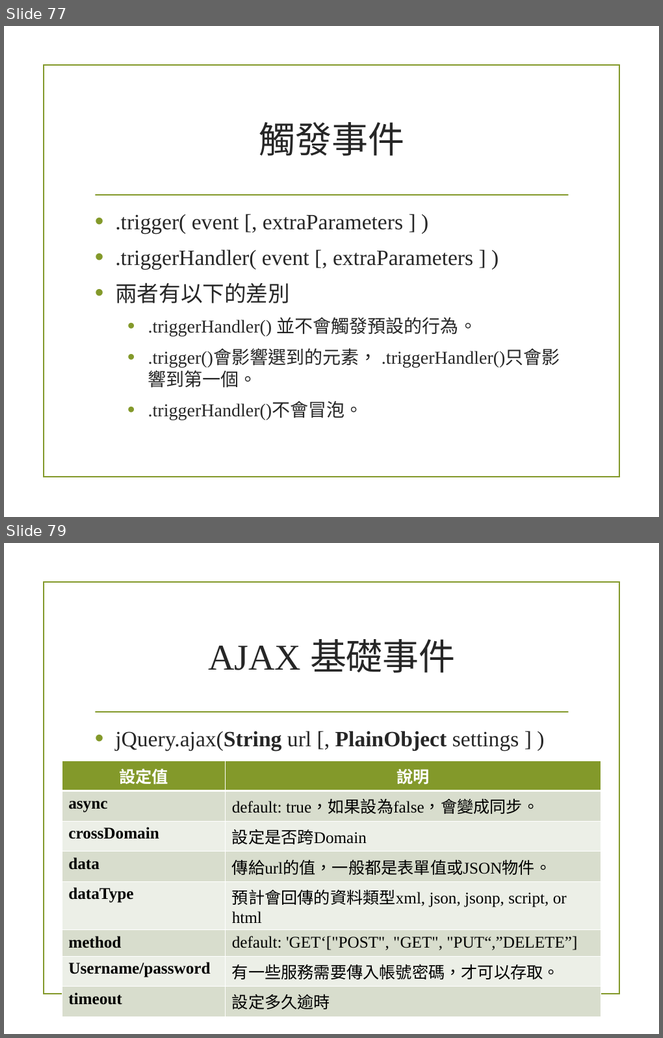
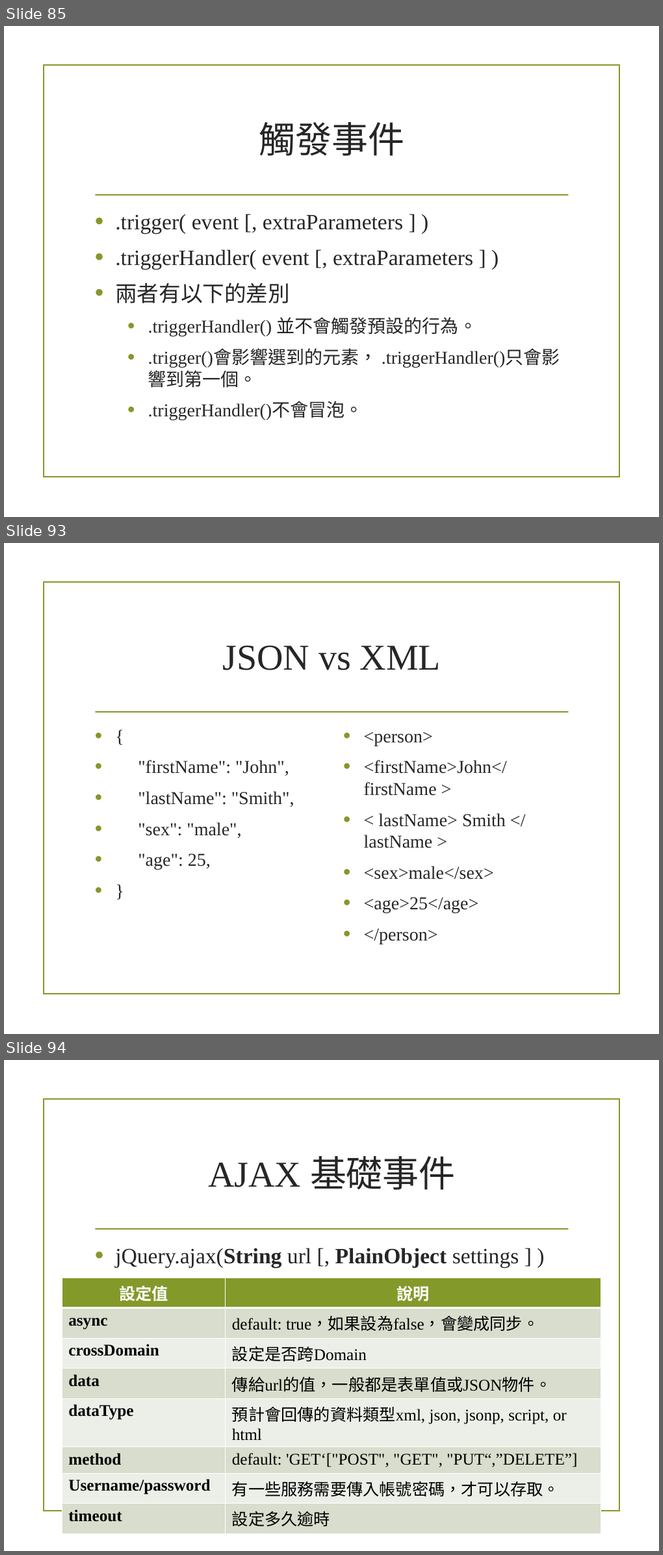
Before and after one commit to alexchen7022/JavaScriptStudyMaterial, a slide deck: 4_Jquery.pptx. Shown one above the other, each under a label of ours: slides 77 and 79 before the commit, slides 85, 93 and 94 after it; the slides between them are not shown. The pictures are 663x1038 and 663x1555 pixels, drawn with LibreOffice and Linux fonts; fonts in the diff are those of the drawing; background and template pictures are left out. Boxes give left, top, right and bottom in pixels: in the first picture for what was removed or moved away, otherwise in the second. Text is boxed around its words. In the diff, an @@ line names an element or a change of style, - is before the commit and + after.

```diff
--- a/4_Jquery.pptx
+++ b/4_Jquery.pptx
@@ slide 93 added at (4, 543, 659, 1034), background picture (left out); not listed: 2 template elements that a slide beside it also shows @@
@@ title added at (223, 646, 441, 670), 40 pt, text #262626 @@
+JSON vs XML
@@ text added at (364, 732, 507, 945), 20 pt, text #262626 @@
+• <person>
+• <firstName>John</ firstName >
+• < lastName> Smith </ lastName >
+• <sex>male</sex>
+• <age>25</age>
+• </person>
@@ text added at (138, 760, 295, 870), 20 pt, text #262626 @@
+• {
+• "firstName": "John",
+• "lastName": "Smith",
+• "sex": "male",
+• "age": 25,
+• }
@@ what was slide 77 is now slide 85 @@
@@ what was slide 79 is now slide 94 @@
```
Also in this commit, not shown: 2 slides changed, 8 other slides added, 1 slide removed.
